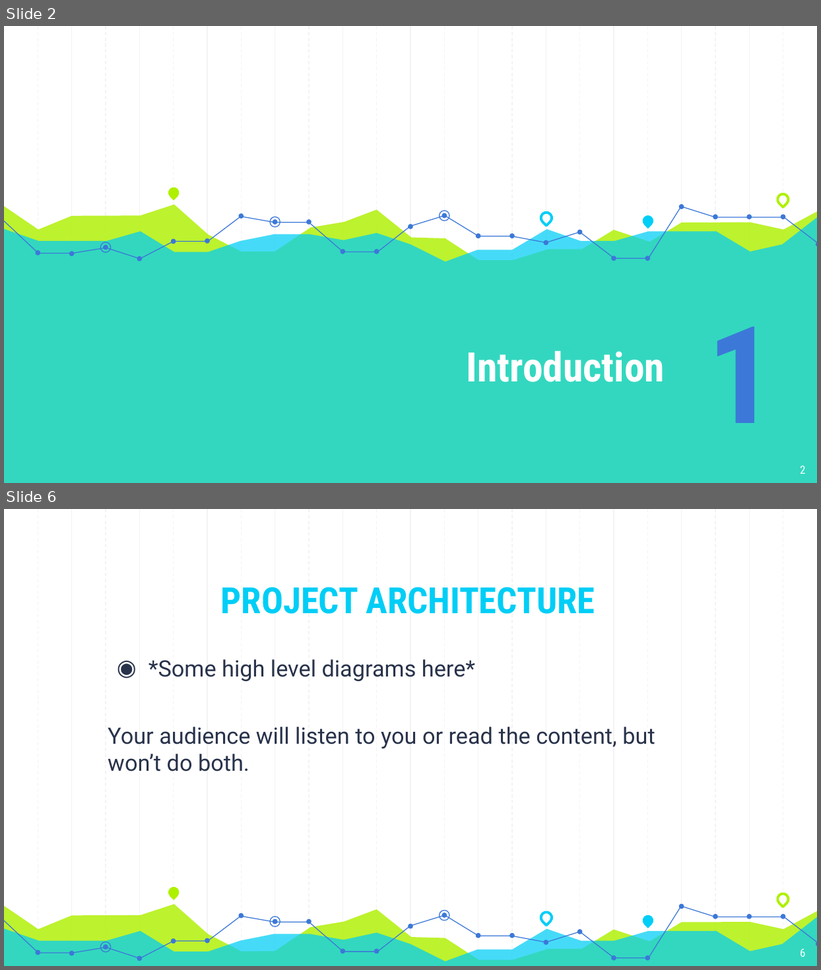
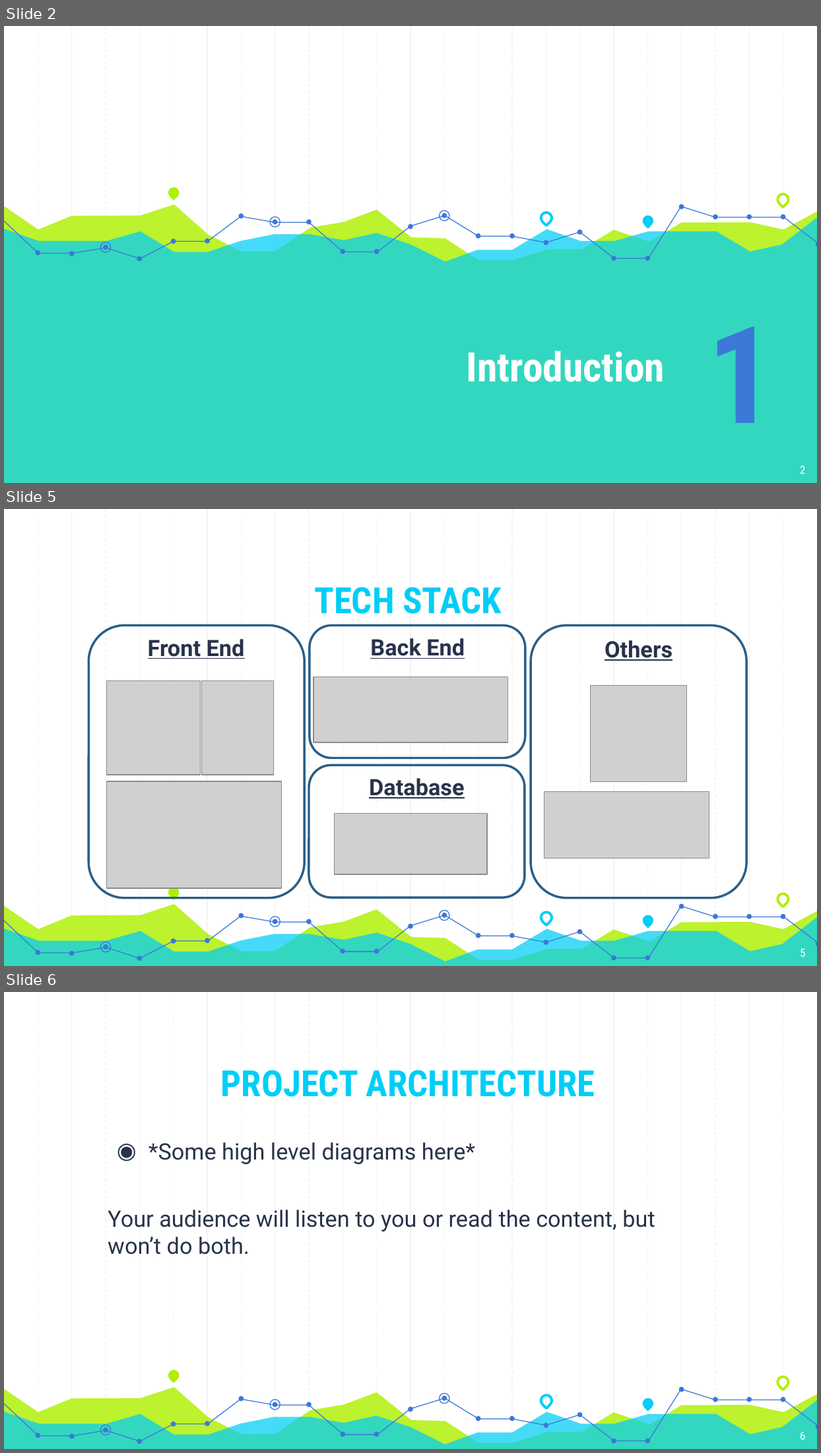
Before and after one commit to Andyayk/app, a slide deck: Graph Based Search.pptx. Shown one above the other, each under a label of ours: slides 2 and 6 before the commit, slides 2, 5 and 6 after it; the slides between them are not shown. The pictures are 821x970 and 821x1453 pixels, drawn with LibreOffice and Linux fonts; fonts in the diff are those of the drawing; grey boxes stand for pictures. Boxes give left, top, right and bottom in pixels: in the first picture for what was removed or moved away, otherwise in the second. Text is boxed around its words. In the diff, an @@ line names an element or a change of style, - is before the commit and + after.

Commit message:
- update presentation slides

```diff
--- a/Graph Based Search.pptx
+++ b/Graph Based Search.pptx
@@ slide 5 added at [4, 509, 817, 966], background #FFFFFF; not listed: 59 template elements that a slide beside it also shows @@
@@ title added at [314, 587, 502, 614], 32 pt, text #00CEF6, bold @@
+TECH STACK
@@ rounded rectangle added at [88, 625, 304, 898], outline #2B5F8A 2 pt @@
@@ rounded rectangle added at [310, 625, 525, 758], outline #2B5F8A 2 pt @@
@@ rounded rectangle added at [531, 625, 746, 898], outline #2B5F8A 2 pt @@
@@ text added at [148, 639, 245, 659], 20 pt, text #28324A, bold, underline @@
+Front End
@@ text added at [370, 638, 465, 659], 20 pt, text #28324A, bold, underline @@
+Back End
@@ text added at [605, 640, 673, 661], 20 pt, text #28324A, bold, underline @@
+Others
@@ picture added at [106, 681, 201, 776] @@
@@ picture added at [201, 681, 274, 776] @@
@@ picture added at [314, 677, 508, 743] @@
@@ picture added at [590, 685, 687, 782] @@
@@ rounded rectangle added at [309, 765, 524, 898], outline #2B5F8A 2 pt @@
@@ picture added at [106, 782, 281, 889] @@
@@ text added at [369, 778, 464, 799], 20 pt, text #28324A, bold, underline @@
+Database
@@ picture added at [544, 792, 709, 859] @@
@@ picture added at [334, 814, 487, 875] @@
@@ page number added at [800, 949, 805, 957], 10 pt, text #FFFFFF @@
+5
```
Also in this commit, not shown: 2 slides changed, 1 other slide added, 2 slides removed.
